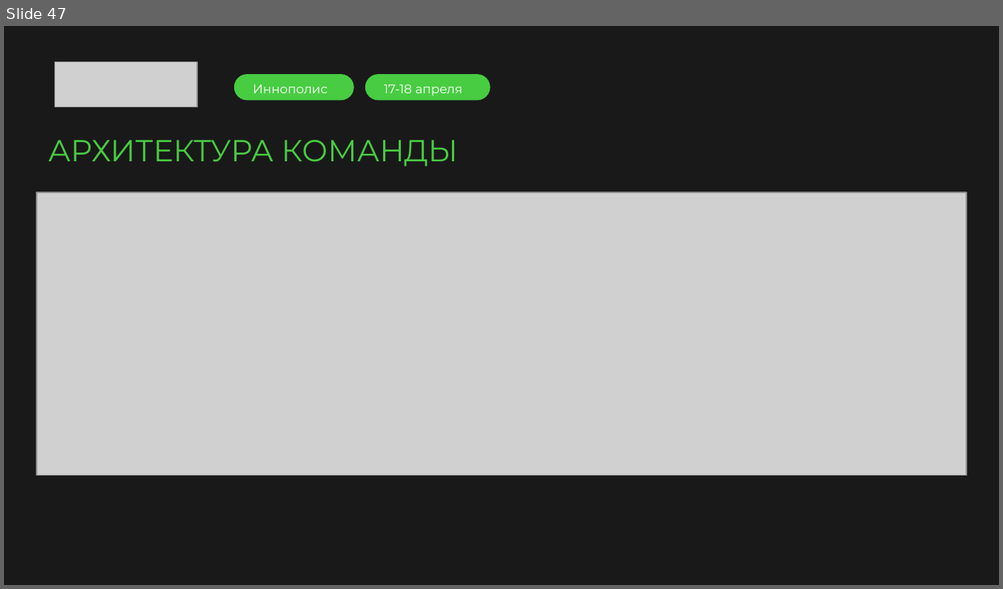
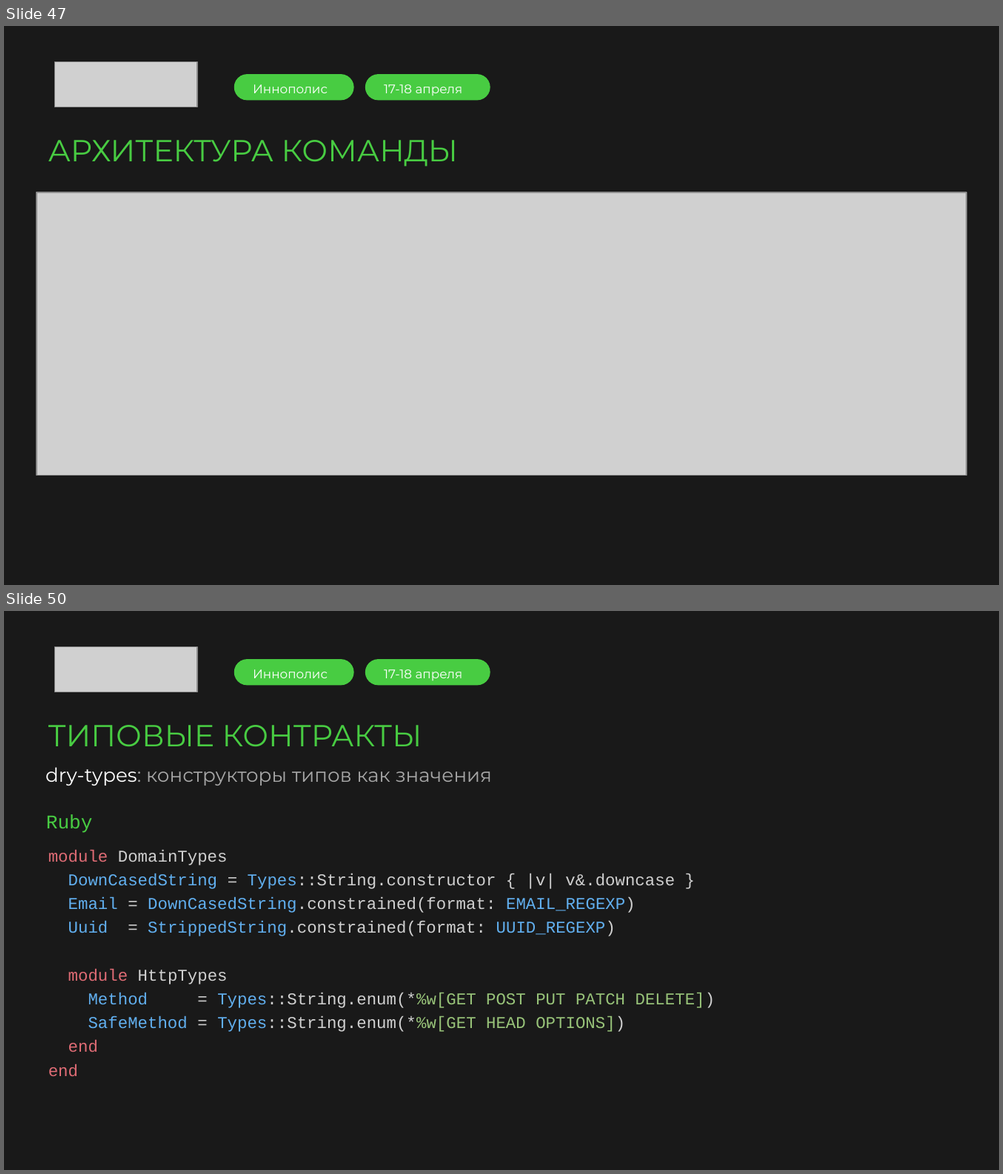
Before and after one commit to argent-smith/presentations, a slide deck: FP_Talk_2026/merge/presentation.pptx. Shown one above the other, each under a label of ours: slide 47 before the commit, slides 47 and 50 after it; the slides between them are not shown. The pictures are 1003x589 and 1003x1174 pixels, drawn with LibreOffice and Linux fonts; fonts in the diff are those of the drawing; grey boxes stand for pictures; background and template pictures are left out. Boxes give left, top, right and bottom in pixels: in the first picture for what was removed or moved away, otherwise in the second. Text is boxed around its words. In the diff, an @@ line names an element or a change of style, - is before the commit and + after.

```diff
--- a/FP_Talk_2026/merge/presentation.pptx
+++ b/FP_Talk_2026/merge/presentation.pptx
@@ slide 50 added at (4, 611, 999, 1170), background picture (left out) @@
@@ picture added at (55, 647, 197, 692) @@
@@ rounded rectangle added at (233, 659, 353, 684), fill #48CC42 @@
@@ text added at (253, 669, 327, 678), 9 pt, text #FFFFFF @@
+Иннополис
@@ rounded rectangle added at (365, 659, 490, 684), fill #48CC42 @@
@@ text added at (384, 669, 463, 681), 9 pt, text #FFFFFF @@
+17-18 апреля
@@ text added at (48, 725, 422, 747), 22 pt, text #48CC42 @@
+ТИПОВЫЕ КОНТРАКТЫ
@@ text added at (45, 767, 492, 786), 14 pt, text #A7A7A7 @@
+dry-types: конструкторы типов как значения
@@ text added at (46, 815, 93, 833), 14 pt, text #48CC42 @@
+Ruby
@@ text added at (48, 849, 715, 1077), 12 pt, text #D0D0D0 @@
+module DomainTypes
+DownCasedString = Types::String.constructor { |v| v&.downcase }
+Email = DownCasedString.constrained(format: EMAIL_REGEXP)
+Uuid = StrippedString.constrained(format: UUID_REGEXP)
+module HttpTypes
+Method = Types::String.enum(*%w[GET POST PUT PATCH DELETE])
+SafeMethod = Types::String.enum(*%w[GET HEAD OPTIONS])
+end
+end
```
Also in this commit, not shown: 2 slides changed, 4 other slides added, 1 other file.
